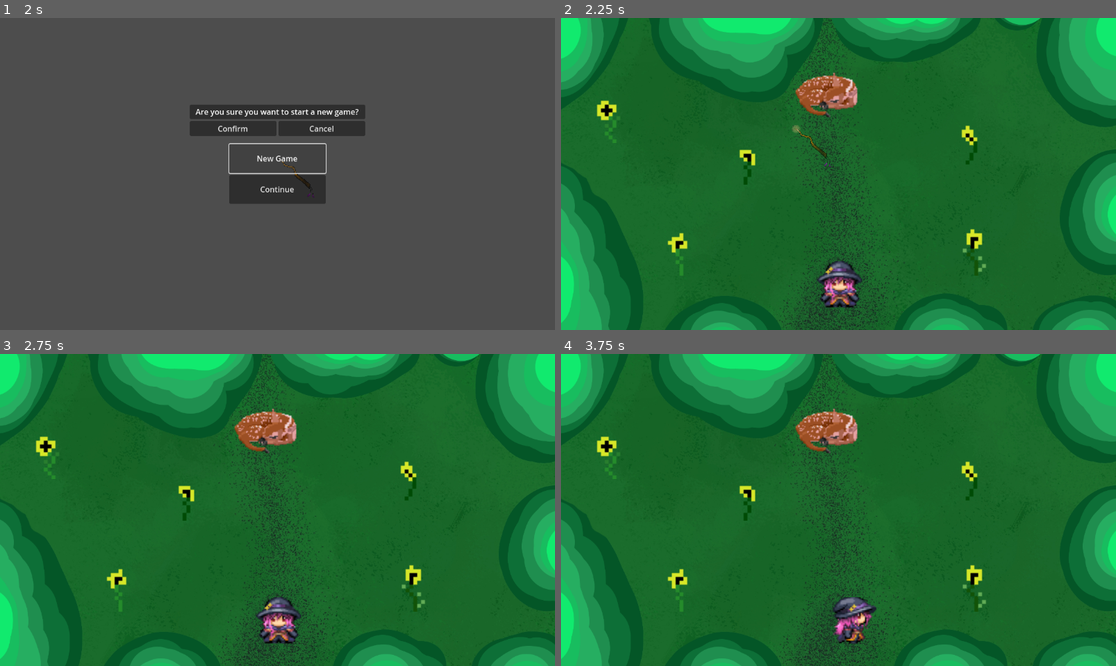
Above: before the commit, frames 1-4 (two rows, left to right).
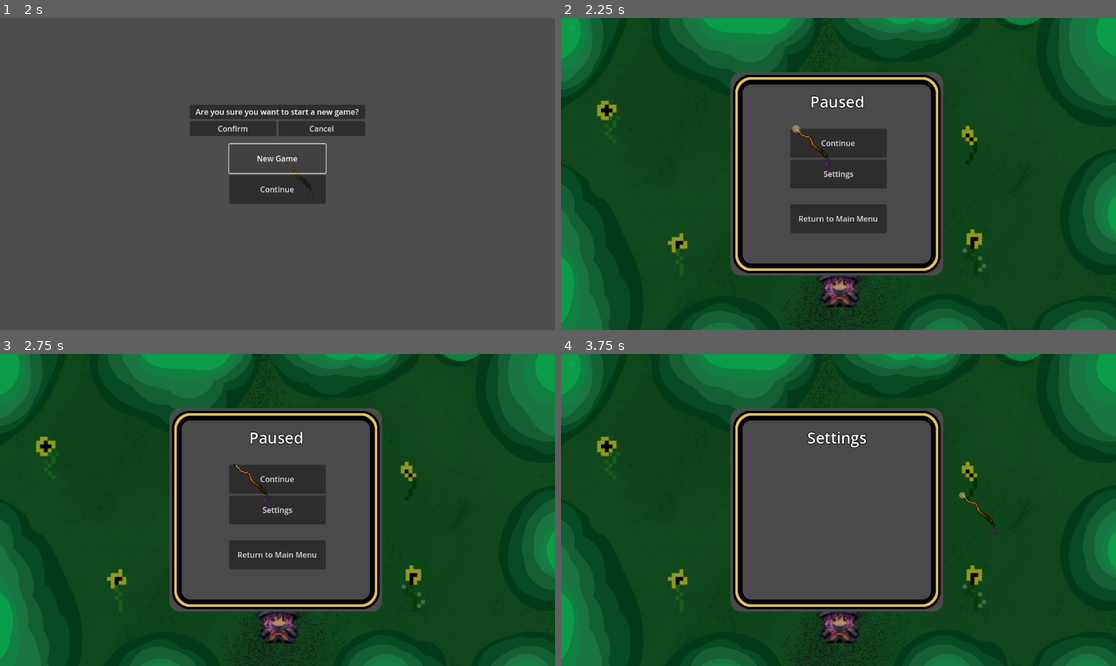
Above: after the commit, the same moments.

Repository: The-Witches-You-Know/witch-s-dream
Game: Godot game, scene res://packedscenes/Menu/menu_ui.tscn
Same seed, same stepped clock (60 frames per second), same inputs: the game is played once before the commit and once after it. The engine's default icon, where the game draws it, is replaced by a stand-in: a white triangle on a blue panel in a dark square.
Inputs (mouse positions are in pixels of both pictures, inside the frame that each line leads up to):
- Up to frame 1 (2 s): click "New Game" at 0.5 s; click "New Game" at 1.25 s
- Up to frame 2 (2.25 s): click "Confirm" at 2 s
- Up to frame 3 (2.75 s): no input
- Up to frame 4 (3.75 s): click (838, 510) at 2.75 s, where only the run after the commit has a clickable "Settings"; tap Enter at 3.5 s; move the mouse to (960, 494) at 3.52 s; hold D (character_right) from 3.53 s (still down); click (960, 494) at 3.67 s

Frame 1 is identical in both runs. In frame 2, 99% of the frame differs, in the area x 0-100%, y 0-100%; in frame 3, 99%; in frame 4, 99%.

Commit message:
working on PauseMenu

Diff:
--- a/Main.tscn
+++ b/Main.tscn
@@ -9,8 +9,10 @@
 [ext_resource type="Texture2D" uid="uid://b48cd2hb6th8x" path="res://sprites/flowers/Flower003.png" id="7_sjcmw"]
 [ext_resource type="Texture2D" uid="uid://bp06h2hurg50v" path="res://sprites/flowers/Flower004.png" id="8_ihqtd"]
 [ext_resource type="Texture2D" uid="uid://iiqibowbnr3c" path="res://sprites/flowers/Flower005.png" id="9_6qtjw"]
-[ext_resource type="PackedScene" uid="uid://blxekrbvhdp3u" path="res://packedscenes/player.tscn" id="14_18y58"]
+[ext_resource type="PackedScene" uid="uid://dbyo2twx8enji" path="res://packedscenes/player.tscn" id="14_18y58"]
 [ext_resource type="Script" path="res://scripts/interactables/deer.gd" id="14_350qi"]
+[ext_resource type="Texture2D" uid="uid://d3p73d6jnpjk7" path="res://sprites/pausemenu.png" id="15_fiqmb"]
+[ext_resource type="Script" path="res://scripts/ui/pauseMenu.gd" id="16_tr0ek"]
 [ext_resource type="Texture2D" uid="uid://dn2cwcor5ife7" path="res://sprites/deer_downscaled.png" id="19_gb8gi"]
 [ext_resource type="PackedScene" uid="uid://i7v0l68exofs" path="res://packedscenes/LevelComponents/new_area.tscn" id="20_g5xpi"]
 [ext_resource type="PackedScene" uid="uid://crrsi7b34ay5v" path="res://packedscenes/Levels/temp_scene_2.tscn" id="21_r08me"]
@@ -32,6 +34,11 @@
 
 [sub_resource type="RectangleShape2D" id="RectangleShape2D_l4htk"]
 size = Vector2(463.5, 53)
+
+[sub_resource type="LabelSettings" id="LabelSettings_cy4p3"]
+font_size = 32
+outline_size = 5
+outline_color = Color(0, 0, 0, 1)
 
 [node name="Node2D" type="Node2D"]
 position = Vector2(531, 200)
@@ -123,3 +130,69 @@
 next_scene = ExtResource("21_r08me")
 
 [node name="Player" parent="." instance=ExtResource("14_18y58")]
+
+[node name="PauseMenu" type="Sprite2D" parent="."]
+process_mode = 2
+z_index = 3
+position = Vector2(45, 124)
+texture = ExtResource("15_fiqmb")
+script = ExtResource("16_tr0ek")
+
+[node name="PauseMenuContent" type="Node2D" parent="PauseMenu"]
+
+[node name="Label" type="Label" parent="PauseMenu/PauseMenuContent"]
+offset_left = -175.0
+offset_top = -175.0
+offset_right = 170.0
+offset_bottom = -125.0
+text = "Paused"
+label_settings = SubResource("LabelSettings_cy4p3")
+horizontal_alignment = 1
+vertical_alignment = 1
+
+[node name="VBoxContainer" type="VBoxContainer" parent="PauseMenu/PauseMenuContent"]
+anchors_preset = 15
+anchor_right = 1.0
+anchor_bottom = 1.0
+offset_left = -100.0
+offset_top = -94.0
+offset_right = 100.0
+offset_bottom = 131.0
+grow_horizontal = 2
+grow_vertical = 2
+
+[node name="ContinueButton" type="Button" parent="PauseMenu/PauseMenuContent/VBoxContainer"]
+custom_minimum_size = Vector2(200, 60)
+layout_mode = 2
+text = "Continue"
+
+[node name="SettingsButton" type="Button" parent="PauseMenu/PauseMenuContent/VBoxContainer"]
+custom_minimum_size = Vector2(200, 60)
+layout_mode = 2
+text = "Settings"
+
+[node name="Spacer" type="Control" parent="PauseMenu/PauseMenuContent/VBoxContainer"]
+custom_minimum_size = Vector2(0, 25)
+layout_mode = 2
+
+[node name="MainMenuButton" type="Button" parent="PauseMenu/PauseMenuContent/VBoxContainer"]
+custom_minimum_size = Vector2(200, 60)
+layout_mode = 2
+text = "Return to Main Menu"
+
+[node name="SettingsMenuContent" type="Node2D" parent="PauseMenu"]
+visible = false
+
+[node name="Label" type="Label" parent="PauseMenu/SettingsMenuContent"]
+offset_left = -175.0
+offset_top = -175.0
+offset_right = 170.0
+offset_bottom = -125.0
+text = "Settings"
+label_settings = SubResource("LabelSettings_cy4p3")
+horizontal_alignment = 1
+vertical_alignment = 1
+
+[connection signal="pressed" from="PauseMenu/PauseMenuContent/VBoxContainer/ContinueButton" to="PauseMenu" method="_on_continue_button_pressed"]
+[connection signal="pressed" from="PauseMenu/PauseMenuContent/VBoxContainer/SettingsButton" to="PauseMenu" method="_on_settings_button_pressed"]
+[connection signal="pressed" from="PauseMenu/PauseMenuContent/VBoxContainer/MainMenuButton" to="PauseMenu" method="_on_main_menu_button_pressed"]
--- a/packedscenes/Menu/cursor.tscn
+++ b/packedscenes/Menu/cursor.tscn
@@ -41,6 +41,7 @@
 }
 
 [node name="cursor" type="Node2D"]
+process_mode = 3
 script = ExtResource("1_4t12w")
 
 [node name="Sprite2D" type="Sprite2D" parent="."]
--- /dev/null
+++ b/scripts/ui/pauseMenu.gd
@@ -0,0 +1,20 @@
+extends Sprite2D
+
+@onready var pauseMenuContent = $PauseMenuContent
+@onready var settingsMenuContent = $SettingsMenuContent
+
+
+func _ready():
+	get_tree().paused = true
+
+func _on_continue_button_pressed():
+	get_tree().paused = false
+	self.visible = false
+	Cursor.hide()
+
+func _on_settings_button_pressed():
+	pauseMenuContent.visible = false
+	settingsMenuContent.visible = true
+
+func _on_main_menu_button_pressed():
+	pass
Not shown: 1 places in Main.tscn that only renumber resources
Binary file added: sprites/pausemenu.png
Not shown, added: sprites/pausemenu.png.import
